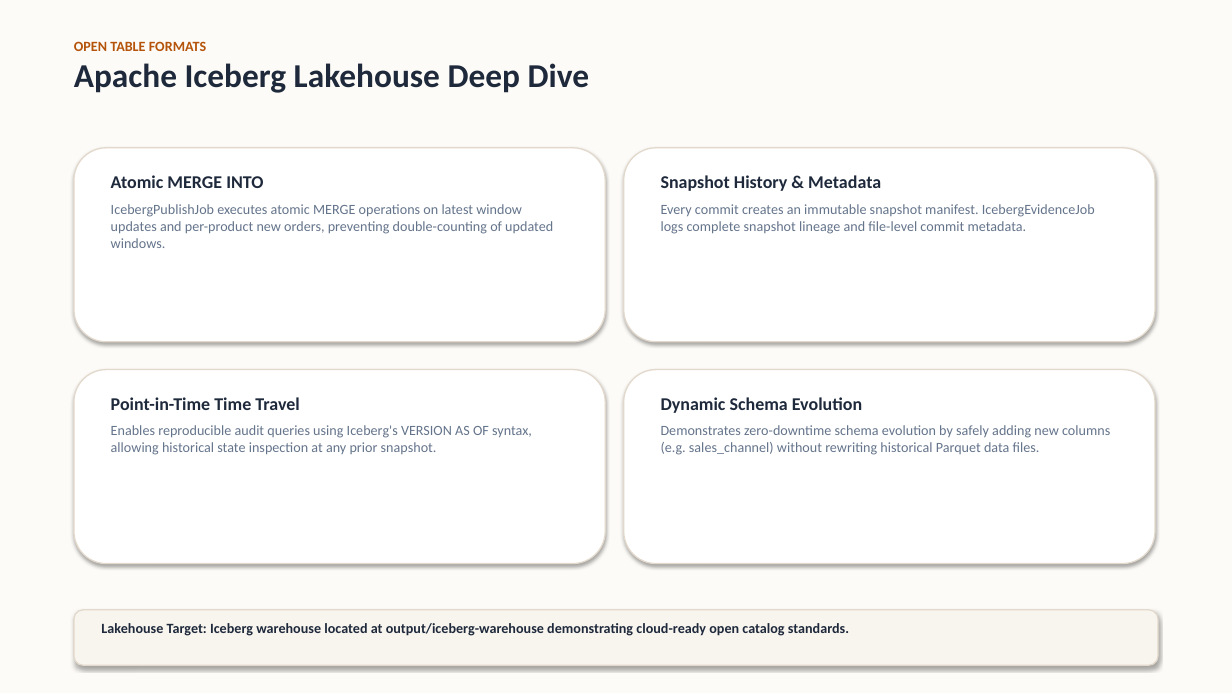
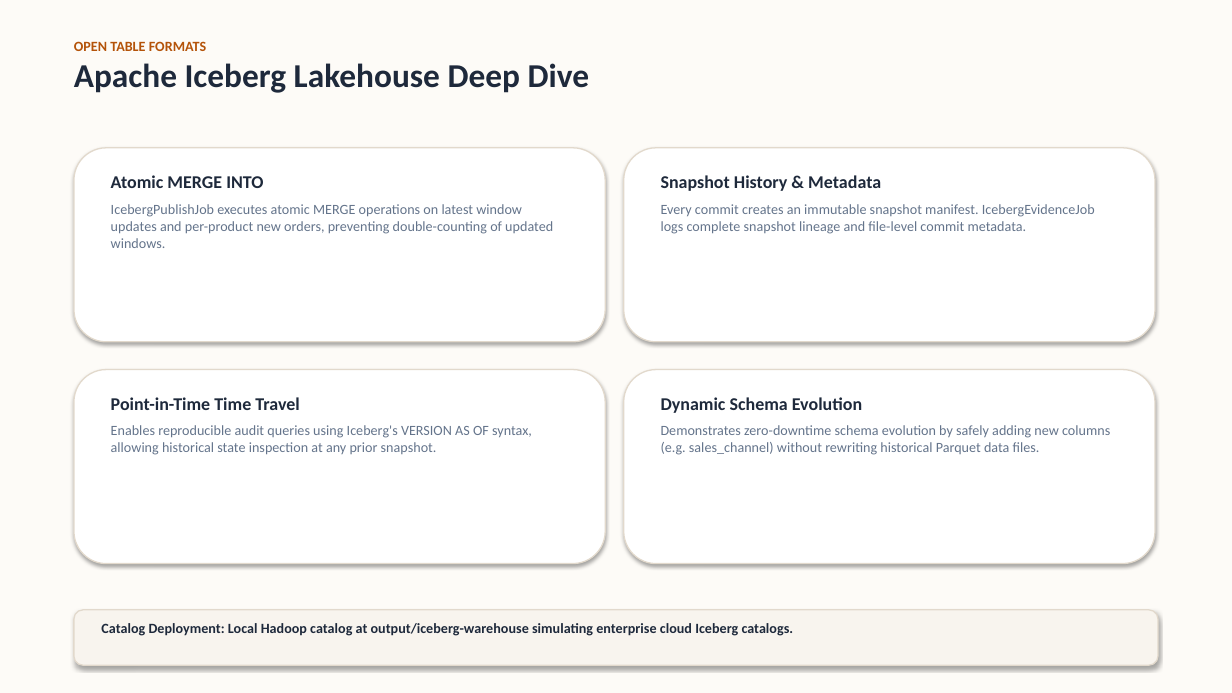
Before and after one commit to Yashchanna/PROJECT_NEXUS_Retail_Intelligence_Real-Time_Data_Analytics, a slide deck: slide 13 of PROJECT_NEXUS_Presentation.pptx (slide 12 before the commit). Drawn at 1232x693 pixels with LibreOffice and Linux fonts; fonts in the diff are those of the drawing. Boxes give left, top, right and bottom in pixels: in the first picture for what was removed or moved away, otherwise in the second. Text is boxed around its words. In the diff, an @@ line names an element or a change of style, - is before the commit and + after.

```diff
--- a/PROJECT_NEXUS_Presentation.pptx
+++ b/PROJECT_NEXUS_Presentation.pptx
@@ text at (x1=101, y1=623, x2=794, y2=636): text changed @@
-Lakehouse Target: Iceberg warehouse located at output/iceberg-warehouse demonstrating cloud-ready open catalog standards.
+Catalog Deployment: Local Hadoop catalog at output/iceberg-warehouse simulating enterprise cloud Iceberg catalogs.
```
Also in this commit, not shown: 10 other slides changed, 9 slides added, 9 slides removed, 8 other files.
